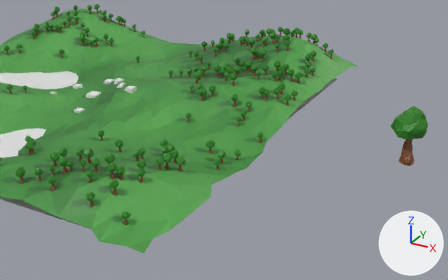
The FBX model Blender Models/Landscape/landscape.fbx, before and after one commit.
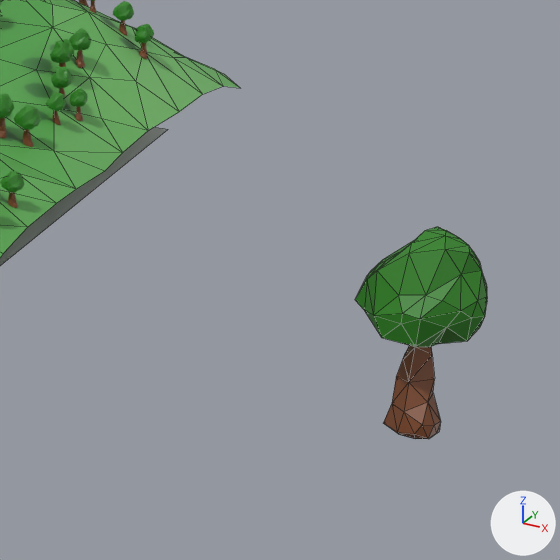
Each version is shown from a 50 mm lens placed at (104.9, -119.5, 55.1), pointed at (49.0, -17.8, 4.3), then close up on the part from 65% to 100% of the width and 15% to 71% of the height. The axes (+X, +Y, +Z) are drawn at lower right. The lights are the same throughout. The close-ups show mesh edges as thin lines. Where no turn or scale is listed for an object, it has been applied to the vertices.

The scene before the commit, as lines of its bpy script (objects in view):
```python
me_icosphere_001 = bpy.data.meshes.new('Icosphere.001')
me_icosphere_001.from_pydata(...)  # 209 vertices, 410 faces; spans x -3.97..3.37, y -1.19..11.22, z -3.11..3.41
# faces by material slot: [74, 336]
me_icosphere_001.materials.append(mat_material_007)  # brown #7d4727
me_icosphere_001.materials.append(mat_material_006)  # green #2c821c
me_plane_002 = bpy.data.meshes.new('Plane.002')
me_plane_002.from_pydata([(-50.0, -50.0, 0.0), (50.0, -50.0, 0.0), (-50.0, 50.0, 0.0), (50.0, 50.0, 0.0)], [], [(0, 1, 3, 2)])
me_plane_002.materials.append(mat_material_003)  # white #e7e7e7
me_plane_004 = bpy.data.meshes.new('Plane.004')
me_plane_004.from_pydata(...)  # 1504 vertices, 2909 faces; spans x -0.185..0.185, y -0.184..0.185, z -0.01..0.038
me_plane_004.materials.append(mat_material_009)  # picture img_baked_lighting_png
ob_ground_no_path = bpy.data.objects.new('ground no path', me_plane_004)
ob_ground_no_path.location = (0.0, 0.0, 0.0)
ob_ground_no_path.scale = (300.0, 300.0, 300.0)
ob_tree_1 = bpy.data.objects.new('tree 1', me_icosphere_001)
ob_tree_1.location = (82.0, 0.0, 0.0)
ob_tree_1.rotation_euler = (1.484, 0.0, 0.0)  # degrees (85, 0, 0)
ob_water = bpy.data.objects.new('water', me_plane_002)
ob_water.location = (0.0, 0.0, -1.93)
```
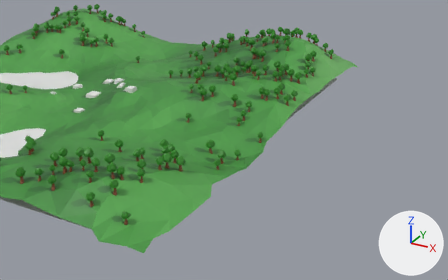
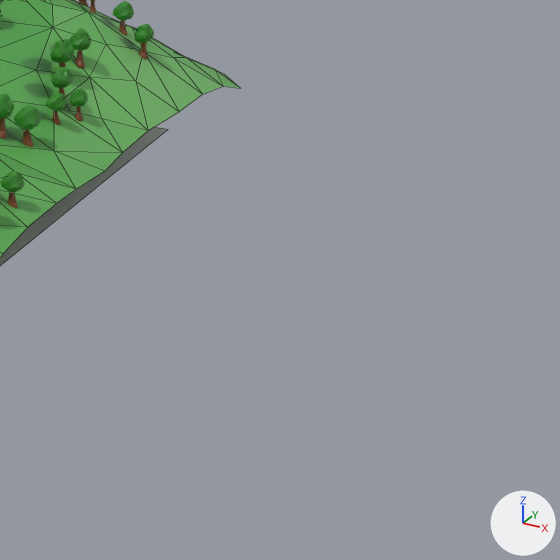
Diff of the bpy script that builds the scene:
```diff
--- a/Blender Models/Landscape/landscape.fbx.py
+++ b/Blender Models/Landscape/landscape.fbx.py
@@ ob_tree_1 @@
-ob_tree_1 = bpy.data.objects.new('tree 1', me_icosphere_001)
-ob_tree_1.location = (82.0, 0.0, 0.0)
-ob_tree_1.rotation_euler = (1.484, 0.0, 0.0)  # degrees (85, 0, 0)
```

Where the change shows, as pixel boxes (x1, y1, x2, y2) in the close-ups (560 x 560 px):
'tree 1', deleted (green): before (355, 227, 487, 439)
